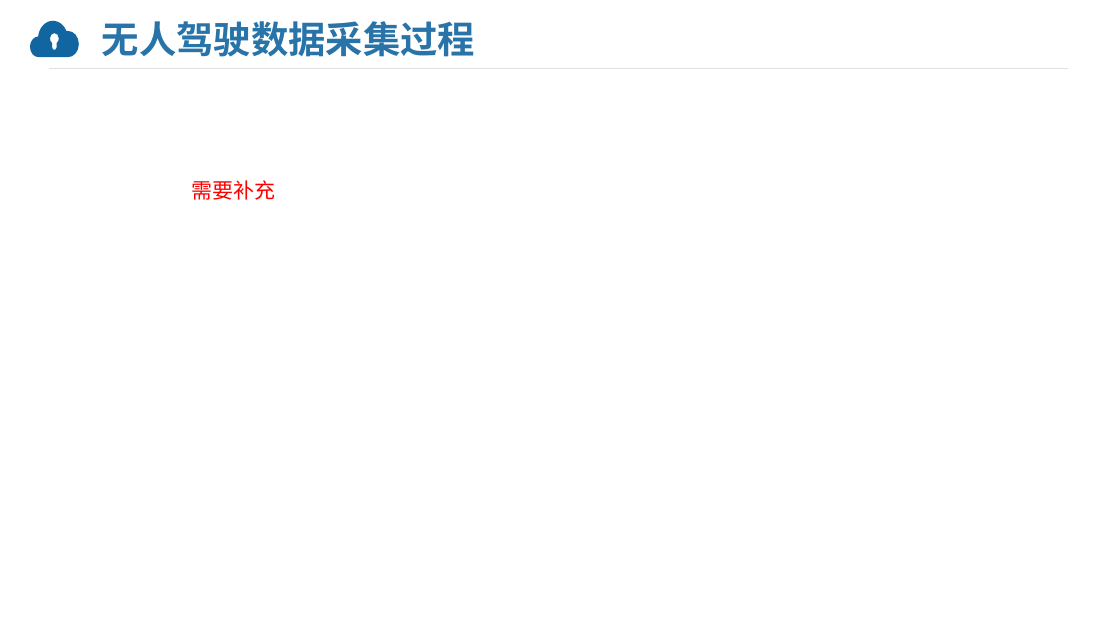
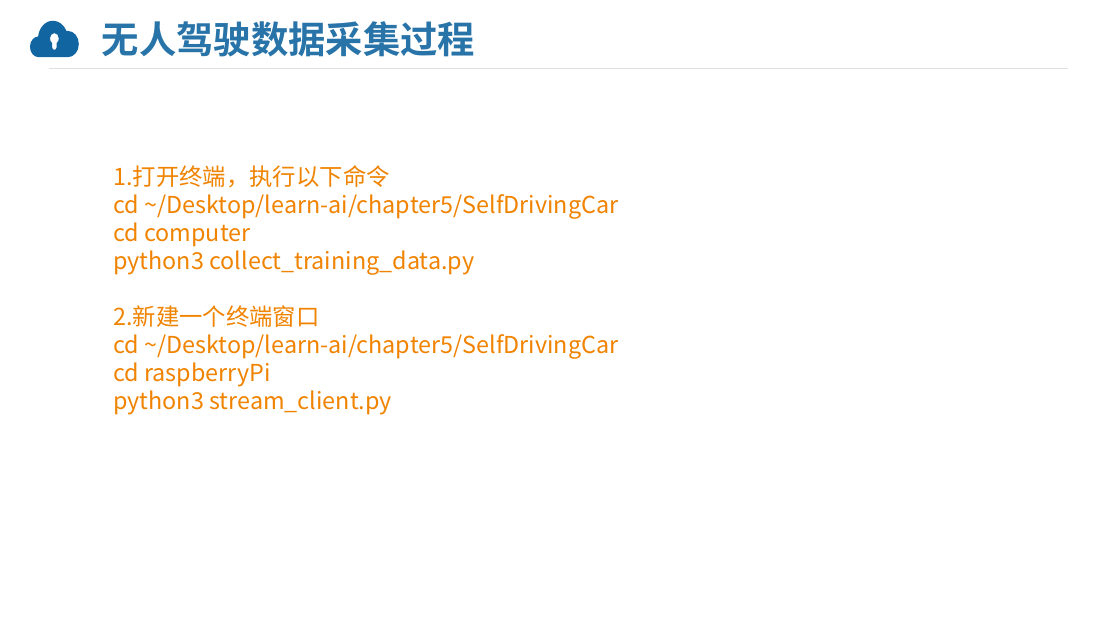
Before and after one commit to nijisakai/learn-ai, a slide deck: slide 3 of 课程/第5章 无人驾驶小车老白/第2节 无人驾驶数据采集、训练与测试/第2节-教学PPT.pptx. Drawn at 1120x630 pixels with LibreOffice and Linux fonts; fonts in the diff are those of the drawing; background and template pictures are left out. Boxes give left, top, right and bottom in pixels: in the first picture for what was removed or moved away, otherwise in the second. Text is boxed around its words. In the diff, an @@ line names an element or a change of style, - is before the commit and + after.

```diff
--- a/课程/第5章 无人驾驶小车老白/第2节 无人驾驶数据采集、训练与测试/第2节-教学PPT.pptx
+++ b/课程/第5章 无人驾驶小车老白/第2节 无人驾驶数据采集、训练与测试/第2节-教学PPT.pptx
@@ text added at (113, 165, 618, 415), 20 pt, text #F08300 @@
+1.打开终端，执行以下命令
+cd ~/Desktop/learn-ai/chapter5/SelfDrivingCar
+cd computer
+python3 collect_training_data.py
+2.新建一个终端窗口
+cd ~/Desktop/learn-ai/chapter5/SelfDrivingCar
+cd raspberryPi
+python3 stream_client.py
@@ text removed at (192, 180, 276, 200) @@
-需要补充
```
Also in this commit, not shown: 6 other files.
